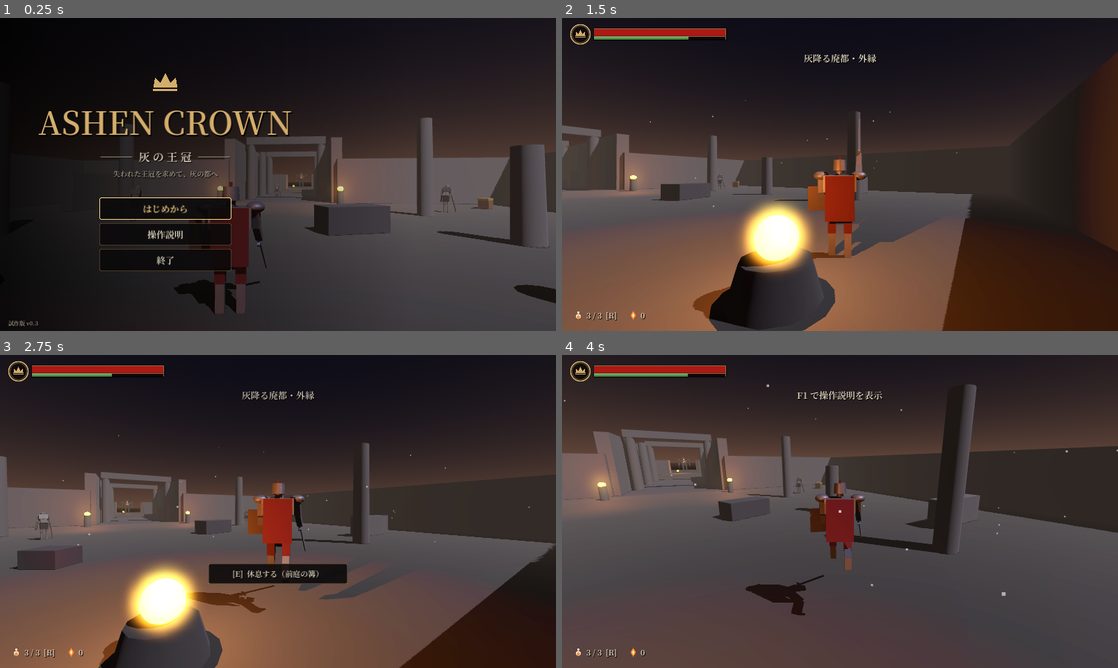
Above: before the commit, frames 1-4 (two rows, left to right).
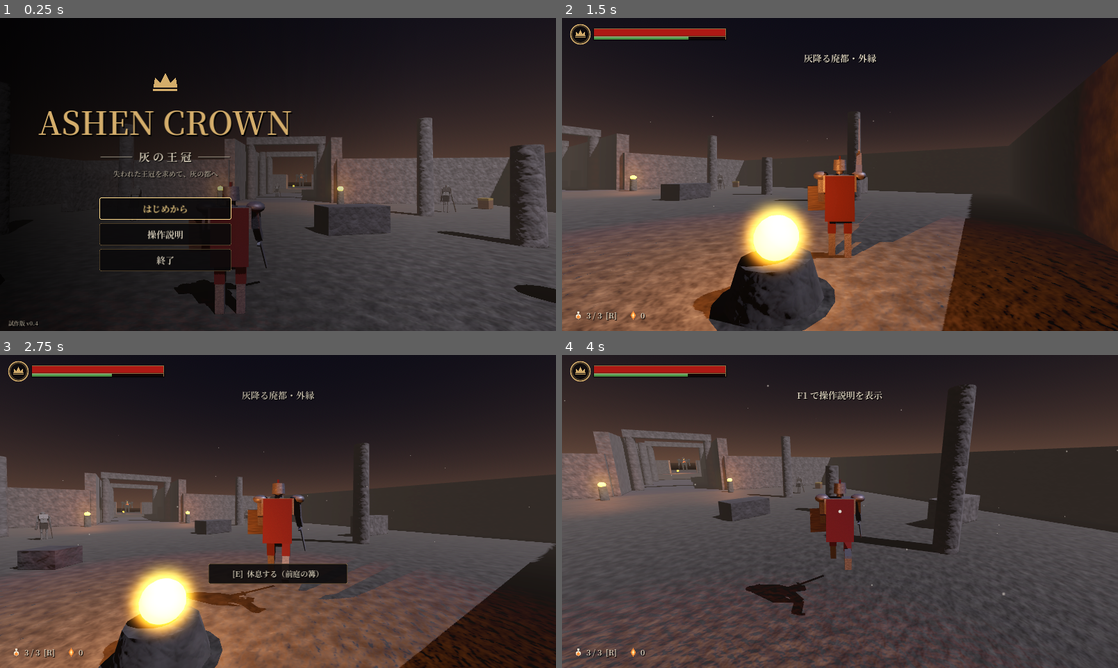
Above: after the commit, the same moments.

Repository: munimuniyaeba1995-glitch/kkb
Game: Godot game, scene res://scenes/title.tscn
The game is run twice, just before and just after one commit, with the same random seed, the same clock (stepped at 60 frames per second) and the same inputs.
Inputs (mouse positions are in pixels of both pictures, inside the frame that each line leads up to):
- Up to frame 1 (0.25 s): no input
- Up to frame 2 (1.5 s): click "はじめから" at 0.5 s; tap Enter at 1.25 s; move the mouse to (867, 174) at 1.27 s; hold W (move_forward) from 1.28 s (still down); tap C (attack_heavy) at 1.35 s; click (867, 174) at 1.42 s
- Up to frame 3 (2.75 s): keep holding W (move_forward); tap F (jump) at 1.52, 2.27 s; move the mouse to (250, 511) at 2.02 s; click (250, 511) at 2.1 s
- Up to frame 4 (4 s): keep holding W (move_forward); move the mouse to (851, 505) at 2.77 s; tap Down (cam_down) at 2.85 s; move the mouse to (834, 517) at 3.52 s; tap Left (cam_left) at 3.6 s; click (834, 517) at 3.67 s; tap F (jump) at 3.77 s

The runs differ from the first frame. In frame 1, 0.1% of the frame differs, in the area x 6-98%, y 32-99%; in frame 2, 1.0%, in the area x 0-100%, y 26-100%; in frame 3, 0.7%; in frame 4, 0.9%.

Commit message:
v0.4.0: procedural surface textures, MSAA, softer shadows
- Surface: noise-generated albedo detail + normal maps, triplanar (no UVs, no asset files)
- Level, props and character materials use stone/ground/wood/metal/skin/cloth surfaces
- MSAA 2x on medium, 4x on high; shadow_blur 1.5; normal maps off on low
- Smoother large character parts (sphere 16, capsule 12, chest 22)
- Ash particles: soft round dots that fade out near the camera

Co-Authored-By: Claude Opus 5.5 <noreply@anthropic.com>
Claude-Session: https://claude.ai/code/session_01QyXrYMsKigxpHxRFHe7WnD

Diff:
--- a/scripts/actors/character_rig.gd
+++ b/scripts/actors/character_rig.gd
@@ -104,6 +104,12 @@
 	ember.emission_enabled = true
 	ember.emission = Color(1.0, 0.4, 0.1)
 	ember.emission_energy_multiplier = 3.0
+	# 質感（模様と凹凸）。被弾時の白い点滅は色を掛け合わせるので、模様を付けた後の色を覚えておく
+	Surface.apply(body_mat, "stone" if archetype == "colossus" else "metal")
+	Surface.apply(cloth, "cloth")
+	Surface.apply(skin, "skin")
+	Surface.apply(bone, "skin")
+	Surface.apply(weapon_mat, "metal")
 	for m in [body_mat, cloth, skin, bone]:
 		_flash_mats.append(m)
 		_flash_colors.append(m.albedo_color)
@@ -135,7 +141,7 @@
 	if archetype == "knight" or archetype == "ghoul":
 		_part(spine, _box(Vector3(chest_w, 0.17 * h, 0.2 * h * w)), body_mat, Vector3(0, 0.23 * h, 0))
 	else:
-		var chest := _part(spine, _sphere(0.5, 12), body_mat, Vector3(0, 0.23 * h, 0))
+		var chest := _part(spine, _sphere(0.5, 22), body_mat, Vector3(0, 0.23 * h, 0))
 		chest.scale = Vector3(chest_w, 0.22 * h, 0.24 * h * w)
 	var shoulder_y := 0.29 * h
 	var shoulder_x := chest_w * 0.5 + 0.03 * h
@@ -191,7 +197,7 @@
 	return b
 
 
-func _sphere(r: float, seg: int = 12) -> SphereMesh:
+func _sphere(r: float, seg: int = 16) -> SphereMesh:
 	var s := SphereMesh.new()
 	s.radius = r
 	s.height = r * 2.0
@@ -219,8 +225,8 @@
 		var c := CapsuleMesh.new()
 		c.radius = thick * 0.55
 		c.height = maxf(length + thick * 0.3, c.radius * 2.0)
-		c.radial_segments = 8
-		c.rings = 2
+		c.radial_segments = 12
+		c.rings = 3
 		mesh = c
 	var pos := Vector3(0, 0, -length * 0.5) if axis_z else Vector3(0, -length * 0.5, 0)
 	var rot := Vector3(90, 0, 0) if axis_z and archetype != "knight" else Vector3.ZERO
@@ -274,7 +280,7 @@
 	if weapon_side:
 		_build_weapon(hand, h, cfg)
 	elif cfg.get("shield", false):
-		var shield_mat := _mat(Color(0.3, 0.24, 0.17), 0.3, 0.6)
+		var shield_mat := Surface.apply(_mat(Color(0.3, 0.24, 0.17), 0.3, 0.6), "wood")
 		_flash_mats.append(shield_mat)
 		_flash_colors.append(shield_mat.albedo_color)
 		var s := _part(elbow, _box(Vector3(0.2 * h, 0.27 * h, 0.025 * h)), shield_mat,
--- a/scripts/autoload/game_settings.gd
+++ b/scripts/autoload/game_settings.gd
@@ -76,9 +76,11 @@
 	var q := int(quality)
 	var vp := tree.root
 	vp.scaling_3d_scale = RENDER_SCALE[q]
-	vp.msaa_3d = Viewport.MSAA_2X if quality == Quality.HIGH else Viewport.MSAA_DISABLED
-	vp.screen_space_aa = Viewport.SCREEN_SPACE_AA_FXAA if quality == Quality.MEDIUM \
-		else Viewport.SCREEN_SPACE_AA_DISABLED
+	# ギザギザ対策は MSAA（Web版の描画方式でも確実に効く）。スマホの描画チップは MSAA が比較的軽い
+	vp.msaa_3d = [Viewport.MSAA_DISABLED, Viewport.MSAA_2X, Viewport.MSAA_4X][q]
+	vp.screen_space_aa = Viewport.SCREEN_SPACE_AA_DISABLED
+	# 質感の凹凸（ノーマルマップ）は「中」以上
+	Surface.set_detail(quality != Quality.LOW)
 	vp.positional_shadow_atlas_size = SHADOW_ATLAS[q]
 	RenderingServer.directional_shadow_atlas_set_size(SHADOW_ATLAS[q], true)
 	Engine.max_fps = MAX_FPS[q]
@@ -87,6 +89,7 @@
 		sun.directional_shadow_max_distance = SHADOW_DISTANCE[q]
 		# 「低」は月光の影を切る（影の描画は描画命令が倍近くになるため）
 		sun.shadow_enabled = quality != Quality.LOW
+		sun.shadow_blur = 1.5   # 影の縁をやわらかく
 		sun.directional_shadow_mode = DirectionalLight3D.SHADOW_ORTHOGONAL if quality == Quality.LOW \
 			else DirectionalLight3D.SHADOW_PARALLEL_2_SPLITS
 	# 点光源の影は重いので「高」だけ
--- a/scripts/fx/fx.gd
+++ b/scripts/fx/fx.gd
@@ -16,6 +16,18 @@
 	m.transparency = BaseMaterial3D.TRANSPARENCY_ALPHA
 	m.vertex_color_use_as_albedo = true
 	m.albedo_color = color
+	# 四角ではなく、ふちのぼけた丸い粒にする
+	var g := Gradient.new()
+	g.set_color(0, Color(1, 1, 1, 1))
+	g.set_color(1, Color(1, 1, 1, 0))
+	var dot := GradientTexture2D.new()
+	dot.gradient = g
+	dot.fill = GradientTexture2D.FILL_RADIAL
+	dot.fill_from = Vector2(0.5, 0.5)
+	dot.fill_to = Vector2(0.5, 0.0)
+	dot.width = 32
+	dot.height = 32
+	m.albedo_texture = dot
 	q.material = m
 	return q
 
@@ -56,7 +68,12 @@
 ## 画面の周囲に常に舞っている灰。カメラに付けて使う
 static func ambient_ash(amount: int) -> CPUParticles3D:
 	if _ash_mesh == null:
-		_ash_mesh = _particle_mesh(Color(0.75, 0.72, 0.68, 0.7), 0.05)
+		_ash_mesh = _particle_mesh(Color(0.75, 0.72, 0.68, 0.7), 0.06)
+		# カメラのすぐ前を通る粒は消す（画面いっぱいの白い塊にならないように）
+		var am := _ash_mesh.material as StandardMaterial3D
+		am.distance_fade_mode = BaseMaterial3D.DISTANCE_FADE_PIXEL_ALPHA
+		am.distance_fade_min_distance = 0.6
+		am.distance_fade_max_distance = 2.5
 	var p := CPUParticles3D.new()
 	p.add_to_group("ambient_particles")
 	p.mesh = _ash_mesh
--- /dev/null
+++ b/scripts/fx/surface.gd
@@ -0,0 +1,102 @@
+class_name Surface
+extends RefCounted
+## 材質の質感（模様と凹凸）をコードで生成する。画像ファイルは使わない。
+## 模様は白〜灰のノイズ画像で、材質の色（albedo_color）に掛け合わせる。
+## 凹凸はノーマルマップ。UVの無い箱や円柱にも貼れるよう三面投影（triplanar）で貼る。
+## 同じ種類の画像は1回だけ作って使い回す（スマホのメモリ節約）。
+##
+## 種類: "stone" 石材 / "ground" 地面 / "wood" 木 / "metal" 鉄 / "skin" 皮膚 / "cloth" 布
+
+const SIZE := 256
+
+## 種類ごとの作り方: 模様の細かさ・濃淡、凹凸の細かさ・強さ、凹凸のノイズの形
+const KINDS := {
+	"stone": {"freq": 0.018, "lo": 0.55, "oct": 5, "nfreq": 0.03, "bump": 7.0, "cell": true, "scale": 0.35},
+	"ground": {"freq": 0.04, "lo": 0.5, "oct": 6, "nfreq": 0.06, "bump": 4.0, "cell": false, "scale": 0.25},
+	"wood": {"freq": 0.05, "lo": 0.55, "oct": 3, "nfreq": 0.08, "bump": 3.0, "cell": false, "scale": 0.9},
+	"metal": {"freq": 0.06, "lo": 0.72, "oct": 4, "nfreq": 0.09, "bump": 1.5, "cell": true, "scale": 1.6},
+	"skin": {"freq": 0.05, "lo": 0.7, "oct": 4, "nfreq": 0.07, "bump": 3.5, "cell": false, "scale": 1.4},
+	"cloth": {"freq": 0.14, "lo": 0.7, "oct": 2, "nfreq": 0.2, "bump": 1.5, "cell": false, "scale": 2.2},
+}
+
+static var _albedo: Dictionary = {}
+static var _normal: Dictionary = {}
+## 凹凸を付けた材質の一覧（画質「低」でまとめて凹凸を切るため）
+static var _bumped: Array[WeakRef] = []
+static var detail_enabled := true
+
+
+static func _noise(freq: float, octaves: int, cellular: bool, seed_value: int) -> FastNoiseLite:
+	var n := FastNoiseLite.new()
+	n.seed = seed_value
+	n.frequency = freq
+	n.fractal_type = FastNoiseLite.FRACTAL_FBM
+	n.fractal_octaves = octaves
+	if cellular:
+		n.noise_type = FastNoiseLite.TYPE_CELLULAR
+		n.cellular_return_type = FastNoiseLite.RETURN_DISTANCE2_SUB
+	else:
+		n.noise_type = FastNoiseLite.TYPE_SIMPLEX_SMOOTH
+	return n
+
+
+static func _albedo_tex(kind: String) -> NoiseTexture2D:
+	if not _albedo.has(kind):
+		var k: Dictionary = KINDS[kind]
+		var t := NoiseTexture2D.new()
+		t.width = SIZE
+		t.height = SIZE
+		t.seamless = true
+		t.noise = _noise(k["freq"], k["oct"], false, kind.hash())
+		var g := Gradient.new()
+		var lo: float = k["lo"]
+		g.set_color(0, Color(lo, lo, lo))
+		g.set_color(1, Color(1, 1, 1))
+		t.color_ramp = g
+		_albedo[kind] = t
+	return _albedo[kind]
+
+
+static func _normal_tex(kind: String) -> NoiseTexture2D:
+	if not _normal.has(kind):
+		var k: Dictionary = KINDS[kind]
+		var t := NoiseTexture2D.new()
+		t.width = SIZE
+		t.height = SIZE
+		t.seamless = true
+		t.as_normal_map = true
+		t.bump_strength = k["bump"]
+		t.noise = _noise(k["nfreq"], 3, k["cell"], kind.hash() + 7)
+		_normal[kind] = t
+	return _normal[kind]
+
+
+## 材質に質感を付ける。色は模様の明るい部分に合わせて少し明るくする（平均の明るさを保つ）
+static func apply(mat: StandardMaterial3D, kind: String, world_space: bool = false) -> StandardMaterial3D:
+	var k: Dictionary = KINDS[kind]
+	var lo: float = k["lo"]
+	var c := mat.albedo_color
+	var gain := 2.0 / (1.0 + lo)
+	mat.albedo_color = Color(minf(c.r * gain, 1.0), minf(c.g * gain, 1.0), minf(c.b * gain, 1.0), c.a)
+	mat.albedo_texture = _albedo_tex(kind)
+	mat.normal_texture = _normal_tex(kind)
+	mat.normal_enabled = detail_enabled
+	mat.uv1_triplanar = true
+	mat.uv1_world_triplanar = world_space
+	var s: float = k["scale"]
+	mat.uv1_scale = Vector3(s, s, s) if kind != "wood" else Vector3(s * 0.3, s * 2.5, s * 0.3)
+	mat.uv1_triplanar_sharpness = 2.0
+	_bumped.append(weakref(mat))
+	return mat
+
+
+## 画質「低」では凹凸（ノーマルマップ）を切って軽くする
+static func set_detail(on: bool) -> void:
+	detail_enabled = on
+	var alive: Array[WeakRef] = []
+	for w in _bumped:
+		var m := w.get_ref() as StandardMaterial3D
+		if m:
+			m.normal_enabled = on
+			alive.append(w)
+	_bumped = alive
--- a/scripts/ui/title_screen.gd
+++ b/scripts/ui/title_screen.gd
@@ -79,7 +79,7 @@
 	help.visible = false
 	help_panel.visible = false
 
-	var ver := UITheme.label("試作版 v0.3", 16, UITheme.TEXT_DIM)
+	var ver := UITheme.label("試作版 v0.4", 16, UITheme.TEXT_DIM)
 	ver.set_anchors_preset(Control.PRESET_BOTTOM_LEFT)
 	ver.position = Vector2(24, -36)
 	add_child(ver)
--- a/scripts/world/checkpoint.gd
+++ b/scripts/world/checkpoint.gd
@@ -30,6 +30,7 @@
 	base.position.y = 0.25
 	var stone := StandardMaterial3D.new()
 	stone.albedo_color = Color(0.25, 0.24, 0.23)
+	Surface.apply(stone, "stone")
 	base.material_override = stone
 	add_child(base)
 	var ember := MeshInstance3D.new()
--- a/scripts/world/chest.gd
+++ b/scripts/world/chest.gd
@@ -19,6 +19,7 @@
 	radius = 1.8
 	var wood := StandardMaterial3D.new()
 	wood.albedo_color = Color(0.35, 0.22, 0.12)
+	Surface.apply(wood, "wood")
 	var trim := StandardMaterial3D.new()
 	trim.albedo_color = Color(0.7, 0.55, 0.25)
 	trim.metallic = 0.8
--- a/scripts/world/level_ruins.gd
+++ b/scripts/world/level_ruins.gd
@@ -46,12 +46,13 @@
 
 
 func _make_materials() -> void:
-	mat_stone = _mat(Color(0.34, 0.32, 0.31))
-	mat_stone_dark = _mat(Color(0.2, 0.19, 0.2))
-	mat_ground = _mat(Color(0.23, 0.22, 0.2))
-	mat_dirt = _mat(Color(0.2, 0.17, 0.14))
-	mat_wood = _mat(Color(0.18, 0.13, 0.1))
-	mat_arena = _mat(Color(0.17, 0.16, 0.17), 0.7)
+	# 地形は世界座標で模様を貼る（箱をつなげても模様が途切れない）
+	mat_stone = Surface.apply(_mat(Color(0.34, 0.32, 0.31)), "stone", true)
+	mat_stone_dark = Surface.apply(_mat(Color(0.2, 0.19, 0.2)), "stone", true)
+	mat_ground = Surface.apply(_mat(Color(0.23, 0.22, 0.2)), "ground", true)
+	mat_dirt = Surface.apply(_mat(Color(0.2, 0.17, 0.14)), "ground", true)
+	mat_wood = Surface.apply(_mat(Color(0.18, 0.13, 0.1)), "wood", true)
+	mat_arena = Surface.apply(_mat(Color(0.17, 0.16, 0.17), 0.7), "stone", true)
 
 
 func _build_environment() -> void:
Not shown, changed: export_presets.cfg
Not shown, changed: CLAUDE.md
Not shown, changed: JOURNAL.md
Not shown, changed: docs/DESIGN.md
Not shown, changed: docs/ROADMAP.md
